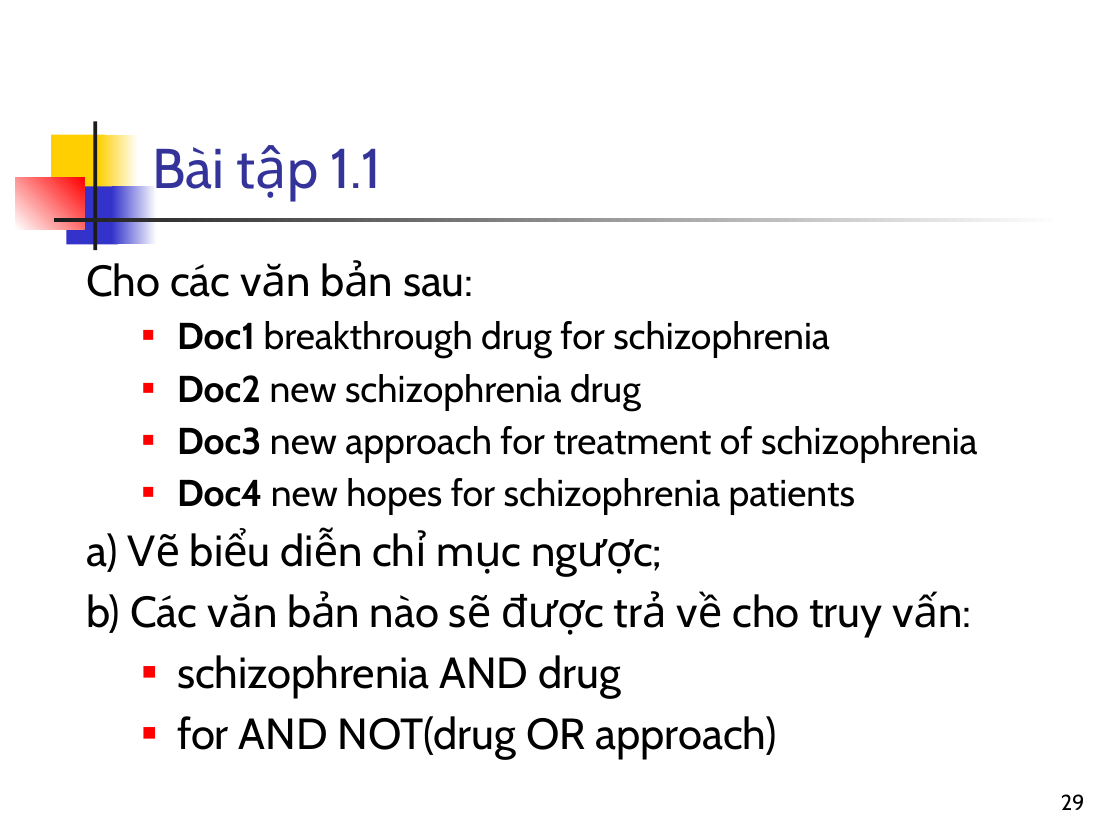
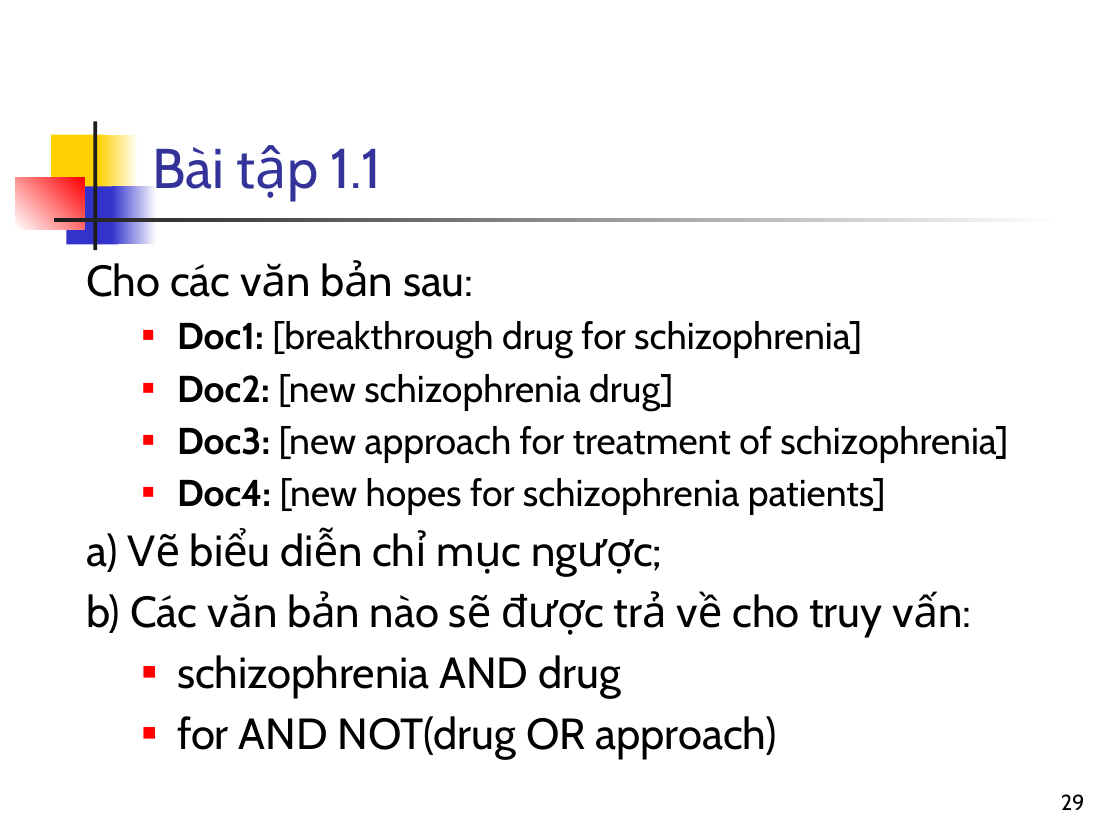
Before and after one commit to bangoc/IT4853, a slide deck: slide 29 of Bai 1 Cac khai niem co ban.pptx. Drawn at 1120x840 pixels with LibreOffice and Linux fonts; fonts in the diff are those of the drawing. Boxes give left, top, right and bottom in pixels: in the first picture for what was removed or moved away, otherwise in the second. Text is boxed around its words. In the diff, an @@ line names an element or a change of style, - is before the commit and + after.

```diff
--- a/Bai 1 Cac khai niem co ban.pptx
+++ b/Bai 1 Cac khai niem co ban.pptx
@@ text at (177,321,1008,515): text changed @@
-  ■ Doc1 breakthrough drug for schizophrenia
-  ■ Doc2 new schizophrenia drug
-  ■ Doc3 new approach for treatment of schizophrenia
-  ■ Doc4 new hopes for schizophrenia patients
+  ■ Doc1: [breakthrough drug for schizophrenia]
+  ■ Doc2: [new schizophrenia drug]
+  ■ Doc3: [new approach for treatment of schizophrenia]
+  ■ Doc4: [new hopes for schizophrenia patients]
```
Also in this commit, not shown: 3 other slides changed, 2 other files.
